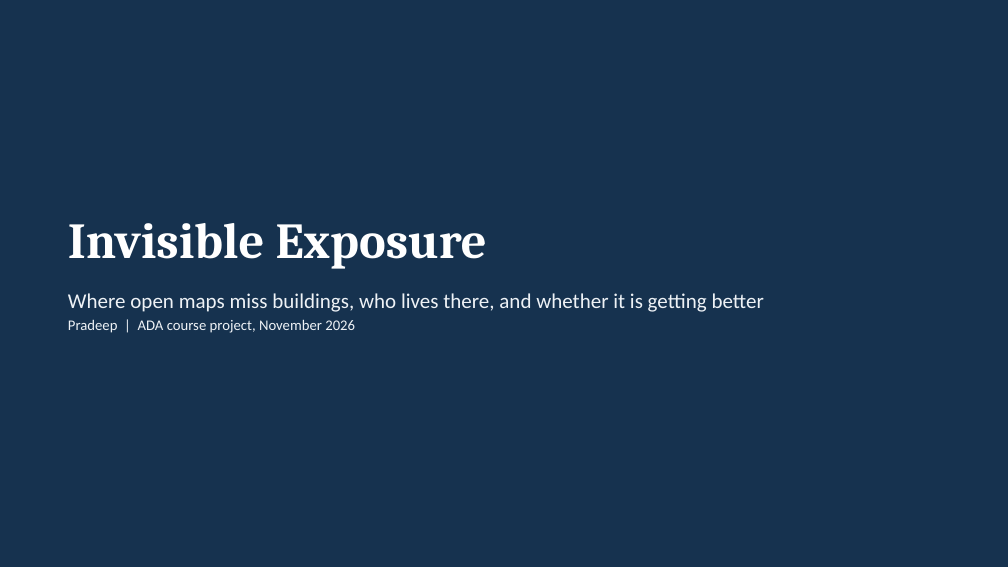
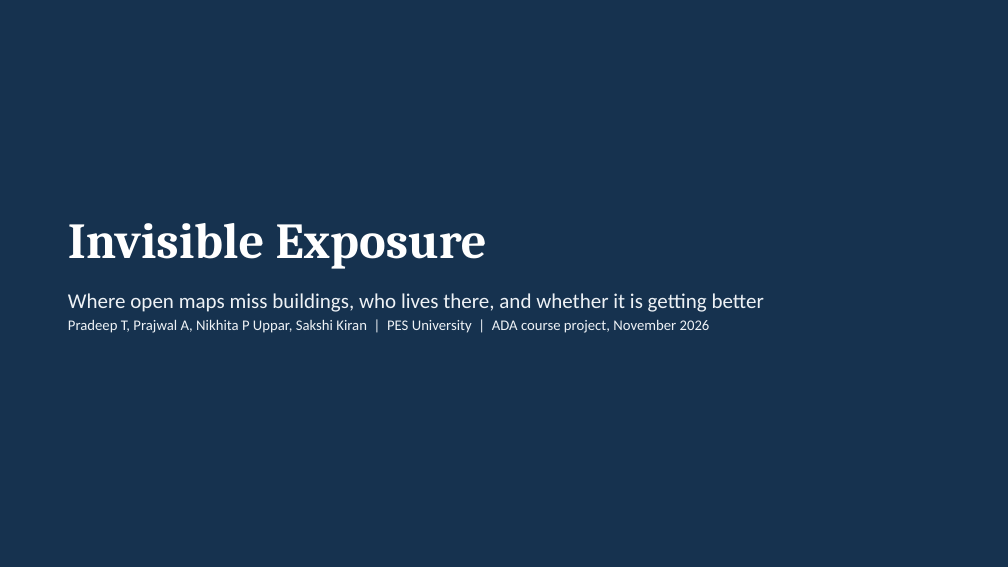
Before and after one commit to GTX-Pradeep/invisible-exposure-open-map-equity, a slide deck: slide 1 of deliverables/Invisible_Exposure_Slides.pptx. Drawn at 1008x567 pixels with LibreOffice and Linux fonts; fonts in the diff are those of the drawing. Boxes give left, top, right and bottom in pixels: in the first picture for what was removed or moved away, otherwise in the second. Text is boxed around its words. In the diff, an @@ line names an element or a change of style, - is before the commit and + after.

```diff
--- a/deliverables/Invisible_Exposure_Slides.pptx
+++ b/deliverables/Invisible_Exposure_Slides.pptx
@@ text at (68, 319, 710, 333): text changed @@
-Pradeep | ADA course project, November 2026
+Pradeep T, Prajwal A, Nikhita P Uppar, Sakshi Kiran | PES University | ADA course project, November 2026
```
Also in this commit, not shown: 11 other files.
